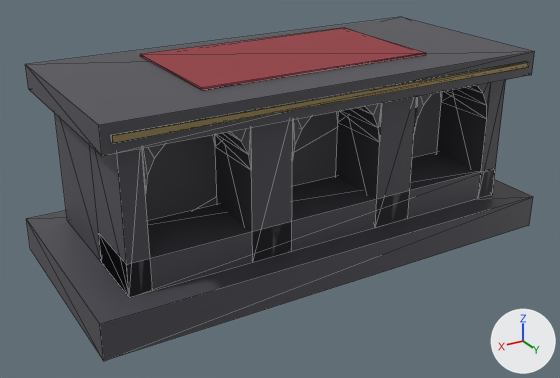
An edit to the FBX model Assets/HollowCurrent/Resources/Castle/Altar.fbx, drawn before and after from the same camera.
Camera for both pictures: a 50 mm camera at (2.24, 3.65, 2.16) aimed at (0.09, 0.05, 0.36). The axes (+X, +Y, +Z) are drawn at lower right. The lights are the same throughout. The picture after the commit comes second. Mesh edges are drawn as thin lines. Where no turn or scale is listed for an object, it has been applied to the vertices. Vertices at exactly the same position are counted once.

Names of what the first picture shows: 'Altar'.
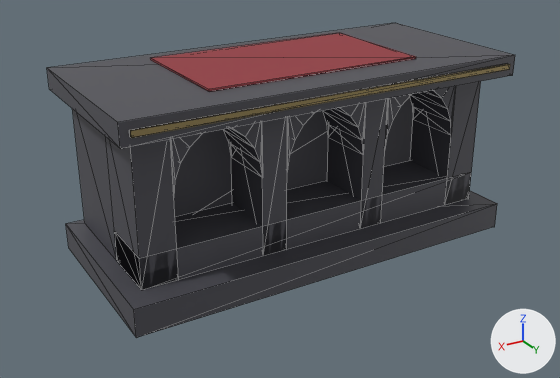
The change, as a diff of the scene's bpy script:
```diff
--- a/Assets/HollowCurrent/Resources/Castle/Altar.fbx.py
+++ b/Assets/HollowCurrent/Resources/Castle/Altar.fbx.py
@@ me_altar @@
 # used by ob_altar; location = (0.0, 0.0, 0.0)
-me_altar.from_pydata(...)  # 138 vertices, 264 faces; spans x -1.4..1.4, y -0.65..0.65, z 0.0..1.13
+me_altar.from_pydata(...)  # 138 vertices, 264 faces; spans x -1.2..1.2, y -0.55..0.57, z 0.0..1.11
+# me_altar part 1: the loose piece of 8 vertices spanning x -1.4..1.4, y -0.65..0.65, z 0.0..0.2 is scaled about the mesh origin by (0.857, 0.846, 0.8)
+# me_altar part 2: the loose piece of 8 vertices spanning x -1.3..1.3, y -0.6..0.6, z 0.98..1.12 is scaled about its middle by (0.923, 0.917, 0.857), then moved by (0.0, 0.0, -0.01)
+# me_altar part 3: the loose piece of 8 vertices spanning x -1.25..1.25, y 0.6..0.62, z 1.03..1.07 is scaled about its middle by (0.92, 1, 1), then moved by (0.0, -0.05, -0.01)
+# me_altar part 4: the loose piece of 8 vertices spanning x -0.7..0.7, y -0.45..0.35, z 1.12..1.13 is scaled about its middle by (0.929, 0.938, 1), then moved by (0.0, 0.0, -0.02)
+# me_altar part 5: 106 of 138 vertices moved; they spanned x -1.2..1.2, y -0.5..0.5, z 0.2..1.0 and now span x -1.1..1.1, y -0.5..0.4, z 0.16..0.98; mean shift (0.0, -0.07, -0.06); largest move (-1.08, 0.5, 0.72) -> (-0.9, 0.4, 0.62)
 me_altar.materials.append(mat_castle_blackstone)
```

Location of each change, [x1, y1, x2, y2] in pixels of the pictures (560 x 378 px; the box of a moved part takes in the faces that stretch with it):
'Altar', reshaped (8% narrower, 8% shorter): before [25, 17, 535, 361]; after [47, 23, 515, 338]
part 1 of me_altar, moved or reshaped: before [26, 179, 533, 361]; after [66, 190, 497, 338]
part 2 of me_altar, moved or reshaped: before [25, 17, 535, 156]; after [47, 23, 515, 149]
part 3 of me_altar, moved or reshaped: before [111, 62, 529, 143]; after [130, 64, 510, 138]
part 4 of me_altar, moved or reshaped: before [140, 28, 426, 90]; after [150, 33, 416, 92]
part 5 of me_altar, moved or reshaped: before [55, 80, 506, 298]; after [72, 81, 481, 290]
